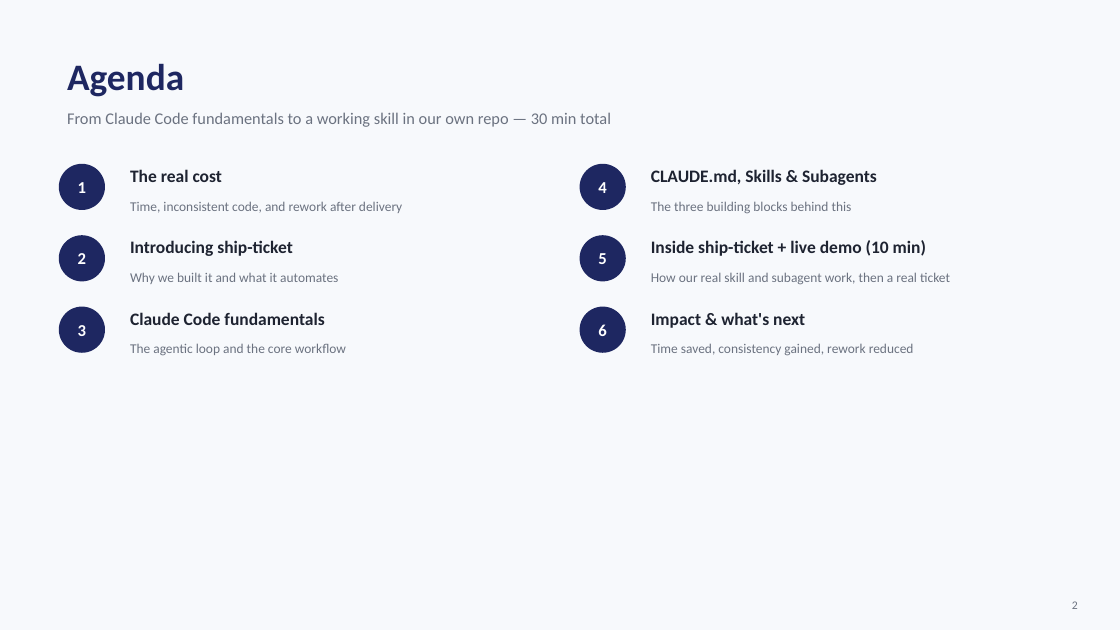
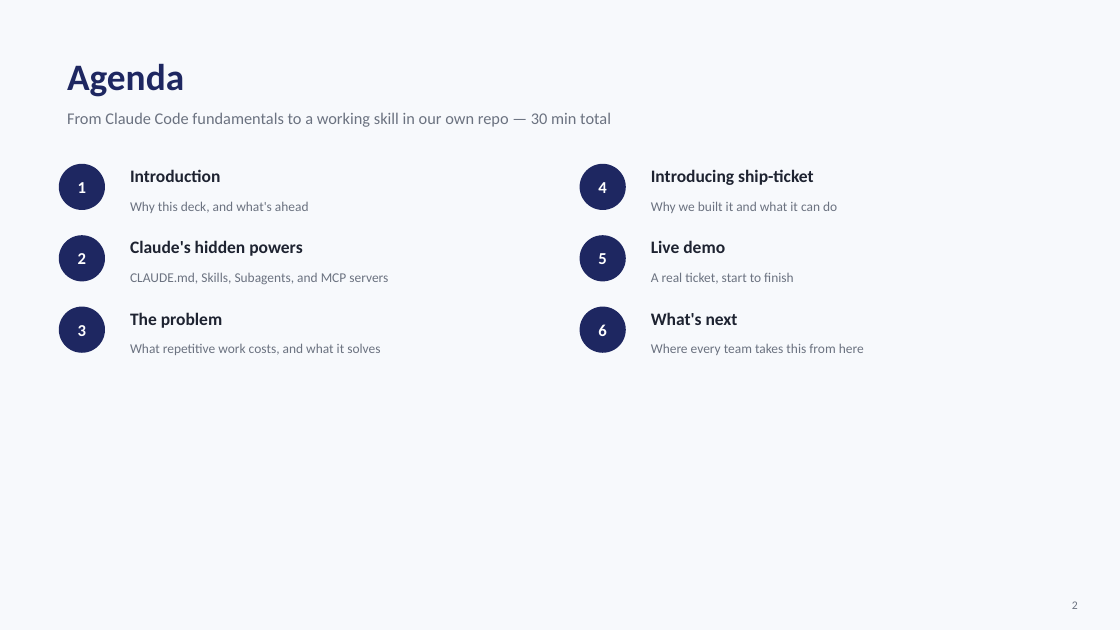
Before and after one commit to RedefineVishw/Demo-Project, a slide deck: slide 2 of ship-ticket-demo.pptx. Drawn at 1120x630 pixels with LibreOffice and Linux fonts; fonts in the diff are those of the drawing. Boxes give left, top, right and bottom in pixels: in the first picture for what was removed or moved away, otherwise in the second. Text is boxed around its words. In the diff, an @@ line names an element or a change of style, - is before the commit and + after.

```diff
--- a/ship-ticket-demo.pptx
+++ b/ship-ticket-demo.pptx
@@ text at (130,169,220,182): text changed @@
-The real cost
+Introduction
@@ text at (651,169,814,185): text changed @@
-CLAUDE.md, Skills & Subagents
+Introducing ship-ticket
@@ text at (130,201,309,213): text changed @@
-Time, inconsistent code, and rework after delivery
+Why this deck, and what's ahead
@@ text at (651,201,837,213): text changed @@
-The three building blocks behind this
+Why we built it and what it can do
@@ text at (130,240,302,256): text changed @@
-Introducing ship-ticket
+Claude's hidden powers
@@ text at (651,240,725,253): text changed @@
-Inside ship-ticket + live demo (10 min)
+Live demo
@@ text at (130,273,388,284): text changed @@
-Why we built it and what it automates
+CLAUDE.md, Skills, Subagents, and MCP servers
@@ text at (651,272,794,284): text changed @@
-How our real skill and subagent work, then a real ticket
+A real ticket, start to finish
@@ text at (130,312,222,328): text changed @@
-Claude Code fundamentals
+The problem
@@ text at (651,312,738,325): text changed @@
-Impact & what's next
+What's next
@@ text at (130,343,380,355): text changed @@
-The agentic loop and the core workflow
+What repetitive work costs, and what it solves
@@ text at (651,344,864,355): text changed @@
-Time saved, consistency gained, rework reduced
+Where every team takes this from here
```
Also in this commit, not shown: 14 other slides changed, 5 slides added, 2 slides removed, 5 other files.
